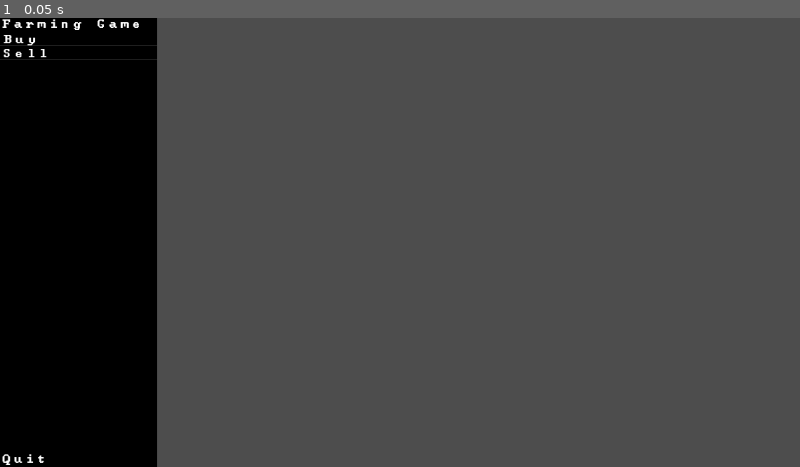
Above: before the commit, frame 1.
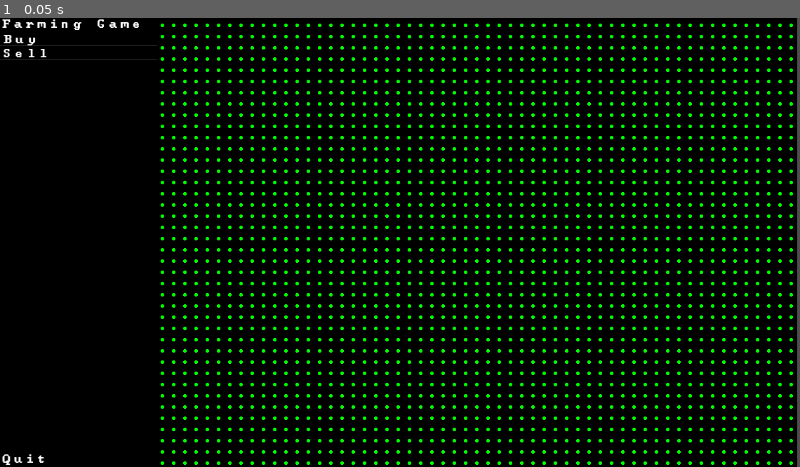
Above: after the commit, the same moment.

Repository: TylerDMielke/GDAsciiFarm
Game: Godot game, scene res://scenes/test_level.tscn
The game is run twice, just before and just after one commit, with the same random seed, the same clock (stepped at 60 frames per second) and the same inputs.
Inputs:
- Up to frame 1 (0.05 s): no input

The runs differ from the first frame. In frame 1, 80% of the frame differs, in the area x 19-100%, y 0-100%.
Error before the commit: Parse Error: Expected closing "}" after dictionary elements. (res://scripts/game_map.gd:35)

Commit message:
continue to bash my head against the keyboard

Diff:
--- a/scripts/game_map.gd
+++ b/scripts/game_map.gd
@@ -1,40 +1,32 @@
 extends Node2D
 
+# Support scripts
+var glyph_class = preload("res://scripts/glyph.gd")
+var map_data_class = preload("res://scripts/map_data.gd")
+
+var map_data: MapData
+var mouse_last_postition: Vector2i = Vector2i.ZERO
+var has_mouse_changed_cells: bool = false
+var is_mouse_in_gamemap: bool = false
 
 @onready var foreground: TileMap = $Foreground
 @onready var background: TileMap = $Background
 @onready var boundary: Area2D = $Boundary
-
-var map_orig: Vector2i = Vector2i(0,0)
-var map_size: Vector2i = Vector2i((DisplayServer.window_get_size() - Vector2i(position)) / Globals.grid_size)
-
-var mouse_last_postition: Vector2i = Vector2i.ZERO
-var has_mouse_changed_cells: bool = false
-var is_mouse_in_gamemap: bool = false
-
-var TILES = {
-	"PERIOD": Vector2i(14, 2),
-	"SQUARE": Vector2i(11, 13),
-	"STRAIGHT_FACE": Vector2i(0, 4),
-}
 
 
 func _ready():
 	boundary.mouse_entered.connect(_on_mouse_entered)
 	boundary.mouse_exited.connect(_on_mouse_exited)
 
-	_initialize_boundary()
+	map_data = map_data_class.new(Vector2i(self.position))
+
+	_initialize_boundary(map_data.size)
+
+	fill_foreground(Globals.TILE_MAP_TILE_VALUES.PERIOD, Color.GREEN)
+	fill_background(Globals.TILE_MAP_TILE_VALUES.SQUARE, Color.BLACK)
 
 
 func _process(_delta):
-	if is_mouse_in_gamemap:
-		var mouse_new_position: Vector2i = get_mouse_position(get_global_mouse_position())
-		if mouse_new_position != mouse_last_postition:
-			var previous_glyph: Dictionary = {
-				"glyph":
-				"color":
-			}
-			Globals.mouse_changed_gamemap_cell.emit(mouse_new_position, mouse_last_postition, )
 	pass
 
 
@@ -47,33 +39,6 @@
 
 	# Start tracking the mouse relative to the gamemap.
 	mouse_last_postition = get_mouse_position(get_global_mouse_position())
-
-
-func _on_mouse_exited() -> void:
-	# Wrap the internal Area2D.mouse_exited signal.
-	Globals.mouse_exited_game_map.emit()
-
-	# Tell the gamemap that the mouse has left it.
-	is_mouse_in_gamemap = false
-
-
-func _initialize_boundary() -> void:
-	boundary.position = Vector2(map_size * Globals.grid_size) / Vector2(2, 2)
-	var collision_shape: CollisionShape2D = boundary.get_node("CollisionShape2D")
-	var rectangle_shape: RectangleShape2D = RectangleShape2D.new()
-	# Think the Vector2.ONE is needed because of rounding during Vector2 <--> Vector2i conversions.
-	rectangle_shape.size = Vector2(map_size * Globals.grid_size) - Vector2.ONE
-	collision_shape.shape = rectangle_shape
-
-
-func _get_color_layer(tilemap: TileMap, color: Color) -> int:
-	for layer_idx in range(tilemap.get_layers_count()):
-		if tilemap.get_layer_modulate(layer_idx) == color:
-			return layer_idx
-	var new_layer_idx: int = tilemap.get_layers_count()
-	tilemap.add_layer(new_layer_idx)
-	tilemap.set_layer_modulate(new_layer_idx, color)
-	return new_layer_idx
 
 
 ## Get the local position, [param local_position], as a cell position on the tilemap. If trying to map a global
@@ -101,12 +66,6 @@
 	foreground.set_cell(color_layer_idx, coord, 0, glyph)
 
 
-## Get the information regarding the glyph in the foreground at coordinate, [param coord]. Returns a dictionary with
-## two key value pairs, "glyph", holding a [Vector2i], and "color", holding a [Color].
-func get_foreground_glyph(coord: Vector2i) -> Dictionary:
-	pass
-
-
 ## Update a tile to be the glyph, [param glyph], of color, [param color], on the background tilemap at coordinate,
 ## [param coord].
 func update_background(coord: Vector2i, glyph: Vector2i, color: Color) -> void:
@@ -117,15 +76,42 @@
 
 ## Fill the foreground tilemap with the provided glyph, [param glyph], colored with the provided color, [param color].
 func fill_foreground(glyph: Vector2i, color: Color) -> void:
-	for x in range(map_orig.x, map_size.x):
-		for y in range(map_orig.y, map_size.y):
+	for x in range(map_data.size.x):
+		for y in range(map_data.size.y):
 			var update_cell = Vector2i(x,y)
 			update_foreground(update_cell, glyph, color)
 
 
 ## Fill the background tilemap with the provided glyph, [param glyph], colored with the provided color, [param color].
 func fill_background(glyph: Vector2i, color: Color) -> void:
-	for x in range(map_orig.x, map_size.x):
-		for y in range(map_orig.y, map_size.y):
+	for x in range(map_data.size.x):
+		for y in range(map_data.size.y):
 			var update_cell = Vector2i(x,y)
 			update_background(update_cell, glyph, color)
+
+
+func _on_mouse_exited() -> void:
+	# Wrap the internal Area2D.mouse_exited signal.
+	Globals.mouse_exited_game_map.emit()
+
+	# Tell the gamemap that the mouse has left it.
+	is_mouse_in_gamemap = false
+
+
+func _initialize_boundary(map_size: Vector2i) -> void:
+	boundary.position = Vector2(map_size * Globals.GRID_SIZE) / Vector2(2, 2)
+	var collision_shape: CollisionShape2D = boundary.get_node("CollisionShape2D")
+	var rectangle_shape: RectangleShape2D = RectangleShape2D.new()
+	# Think the Vector2.ONE is needed because of rounding during Vector2 <--> Vector2i conversions.
+	rectangle_shape.size = Vector2(map_size * Globals.GRID_SIZE) - Vector2.ONE
+	collision_shape.shape = rectangle_shape
+
+
+func _get_color_layer(tilemap: TileMap, color: Color) -> int:
+	for layer_idx in range(tilemap.get_layers_count()):
+		if tilemap.get_layer_modulate(layer_idx) == color:
+			return layer_idx
+	var new_layer_idx: int = tilemap.get_layers_count()
+	tilemap.add_layer(new_layer_idx)
+	tilemap.set_layer_modulate(new_layer_idx, color)
+	return new_layer_idx
--- a/scripts/globals.gd
+++ b/scripts/globals.gd
@@ -1,12 +1,4 @@
 extends Node
-
-
-enum ENTITY {
-    TRACTOR,
-    PLOW,
-    PLANTER,
-}
-
 
 ## A request for an entity to be spawned has been made.
 signal spawn_entity(entity_type: ENTITY)
@@ -17,10 +9,25 @@
 ## The mouse exited the gamemap.
 signal mouse_exited_game_map
 
-## The mouse changed cells within the gamemap. Returns the new cell position of the mouse, [param new_position], the
-## old cell position of the mouse, [param old_position], and a dictionary of data describing the glyph that was at
-## the old position, [param old_glyph].
-signal mouse_changed_gamemap_cell(new_position: Vector2i, old_position: Vector2i, old_glyph: Dictionary)
+## Entity Types
+enum ENTITY {
+    TRACTOR,
+    PLOW,
+    PLANTER,
+}
+
+enum TILE {
+    GRASS,
+    ROCK,
+    FACE,
+}
 
 ## The size of the grid in the gamemap.
-var grid_size: Vector2i = Vector2i(16, 16)
+var GRID_SIZE: Vector2i = Vector2i(16, 16)
+
+## Mapping of Tile Types to their values in the Tilemap.
+var TILE_MAP_TILE_VALUES = {
+	"PERIOD": Vector2i(14, 2),
+	"SQUARE": Vector2i(11, 13),
+	"STRAIGHT_FACE": Vector2i(0, 4),
+}
--- /dev/null
+++ b/scripts/glyph.gd
@@ -0,0 +1,27 @@
+extends RefCounted
+class_name Glyph
+
+
+var _tile_map_location: Vector2i
+var _color: Color
+
+
+func _init(tile_map_location: Vector2i, color: Color = Color.GREEN):
+    _tile_map_location = tile_map_location
+    _color = color
+
+
+func get_tile_map_location() -> Vector2i:
+    return _tile_map_location
+
+
+func get_color() -> Color:
+    return _color
+
+
+func set_tile_map_location(tile_map_location: Vector2i) -> void:
+    _tile_map_location = tile_map_location
+
+
+func set_color(color: Color) -> void:
+    _color = color
--- /dev/null
+++ b/scripts/map_data.gd
@@ -0,0 +1,25 @@
+extends Resource
+class_name MapData
+## Data related to the gamemap.
+
+var size: Vector2i
+var terrain: Array = []
+
+var glyph_class = preload("res://scripts/glyph.gd")
+
+
+func _init(parent_position: Vector2i):
+    size = Vector2i((DisplayServer.window_get_size() - Vector2i(parent_position)) / Globals.GRID_SIZE)
+
+
+func _ready():
+    _initialize_terrain()
+
+
+func _initialize_terrain() -> void:
+    for x in range(size.x):
+        var terrain_column: Array[Glyph] = []
+        for y in range(size.y):
+            var new_glyph: Glyph = glyph_class.new(Globals.TILE_MAP_TILE_VALUES.PERIOD, Color.GREEN)
+            terrain_column.append(new_glyph)
+        terrain.append(terrain_column)
--- a/scripts/spawner.gd
+++ b/scripts/spawner.gd
@@ -15,7 +15,7 @@
 	if is_spawning and is_mouse_in_game_map:
 		var game_map: Node2D = get_parent().get_node("GameMap")
 		var mouse_position: Vector2i = game_map.get_mouse_position(get_global_mouse_position())
-		game_map.update_foreground(mouse_position, game_map.TILES.STRAIGHT_FACE, Color.CHARTREUSE)
+		game_map.update_foreground(mouse_position, Globals.TILE_MAP_TILE_VALUES.STRAIGHT_FACE, Color.CHARTREUSE)
 
 
 func _on_spawn_entity(type: Globals.ENTITY):
--- a/scripts/test_level.gd
+++ b/scripts/test_level.gd
@@ -6,8 +6,6 @@
 
 
 func _ready():
-	game_map.fill_foreground(game_map.TILES.PERIOD, Color.GREEN)
-	game_map.fill_background(game_map.TILES.SQUARE, Color.BLACK)
 	_initialize_debug_timer()
 
 
